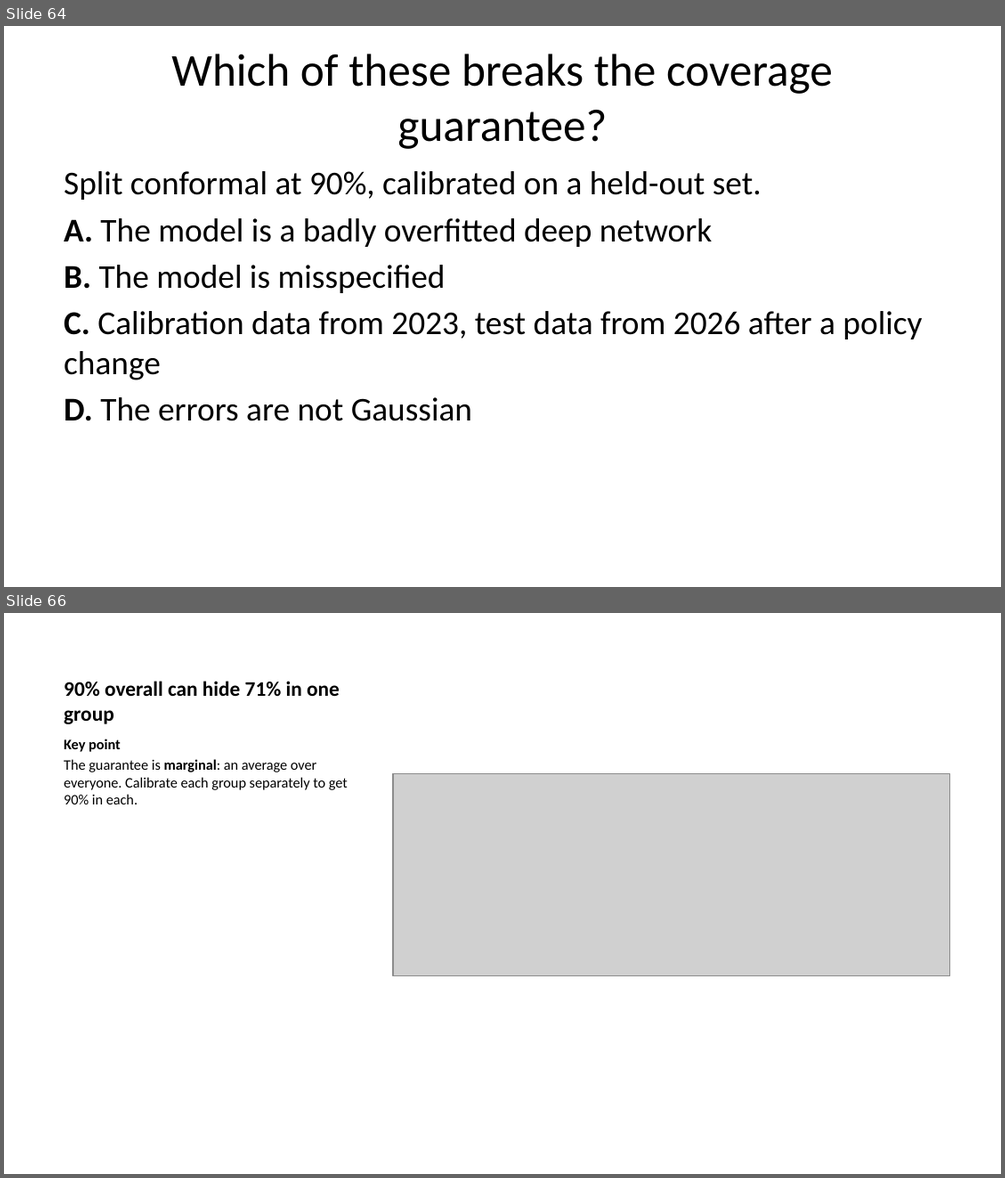
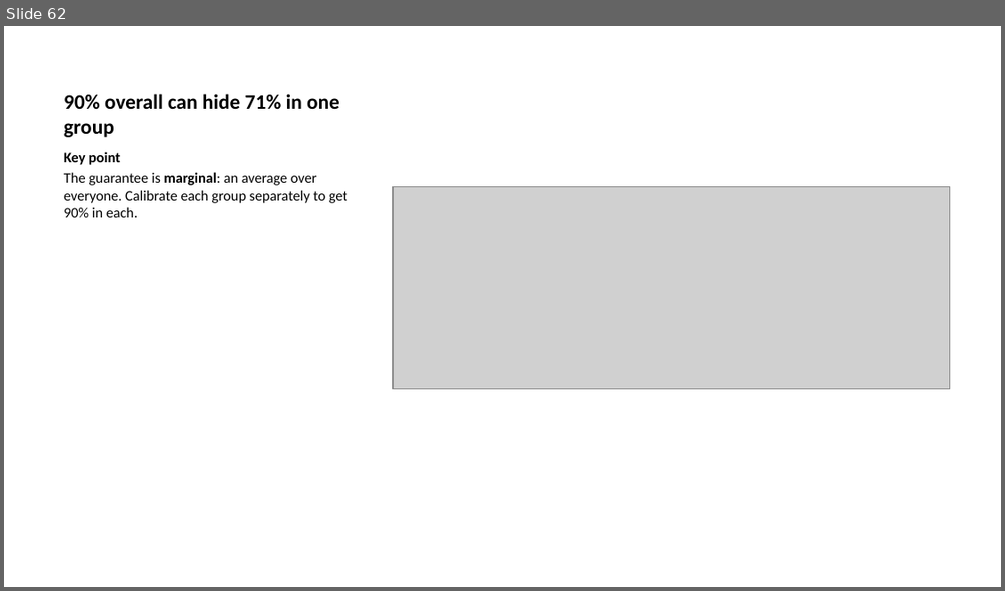
Before and after one commit to AmyRouillard/ml-foundations-mau-2026, a slide deck: ml-foundations.pptx. Shown one above the other, each under a label of ours: slides 64 and 66 before the commit, slide 62 after it; the slides between them are not shown. The pictures are 1005x1178 and 1005x591 pixels, drawn with LibreOffice and Linux fonts; fonts in the diff are those of the drawing; grey boxes stand for pictures. Boxes give left, top, right and bottom in pixels: in the first picture for what was removed or moved away, otherwise in the second. Text is boxed around its words. In the diff, an @@ line names an element or a change of style, - is before the commit and + after.

```diff
--- a/ml-foundations.pptx
+++ b/ml-foundations.pptx
@@ slide 64 removed at <box>4,26,1001,587</box>, background #FFFFFF @@
@@ title removed at <box>171,54,833,149</box> @@
-Which of these breaks the coverage guarantee?
@@ text removed at <box>64,171,922,421</box> @@
-Split conformal at 90%, calibrated on a held-out set.
-A. The model is a badly overfitted deep network
-B. The model is misspecified
-C. Calibration data from 2023, test data from 2026 after a policy change
-D. The errors are not Gaussian
@@ what was slide 66 is now slide 62 @@
```
Also in this commit, not shown: 2 slides changed, 2 other slides removed, 7 other files.
